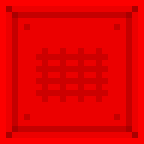
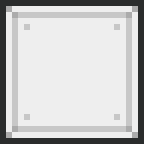
Comparing the layer stacks of the two (144, 144) images. Changes:
hid "r" over (x1=0, y1=0, x2=144, y2=144)
hid "8" over (x1=36, y1=48, x2=108, y2=102)
